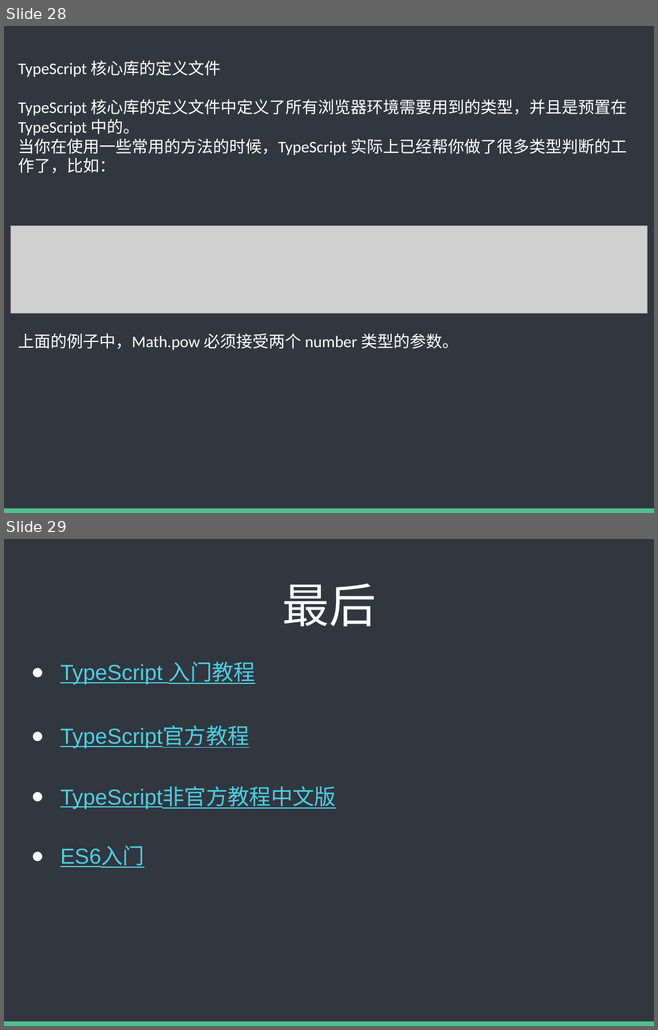
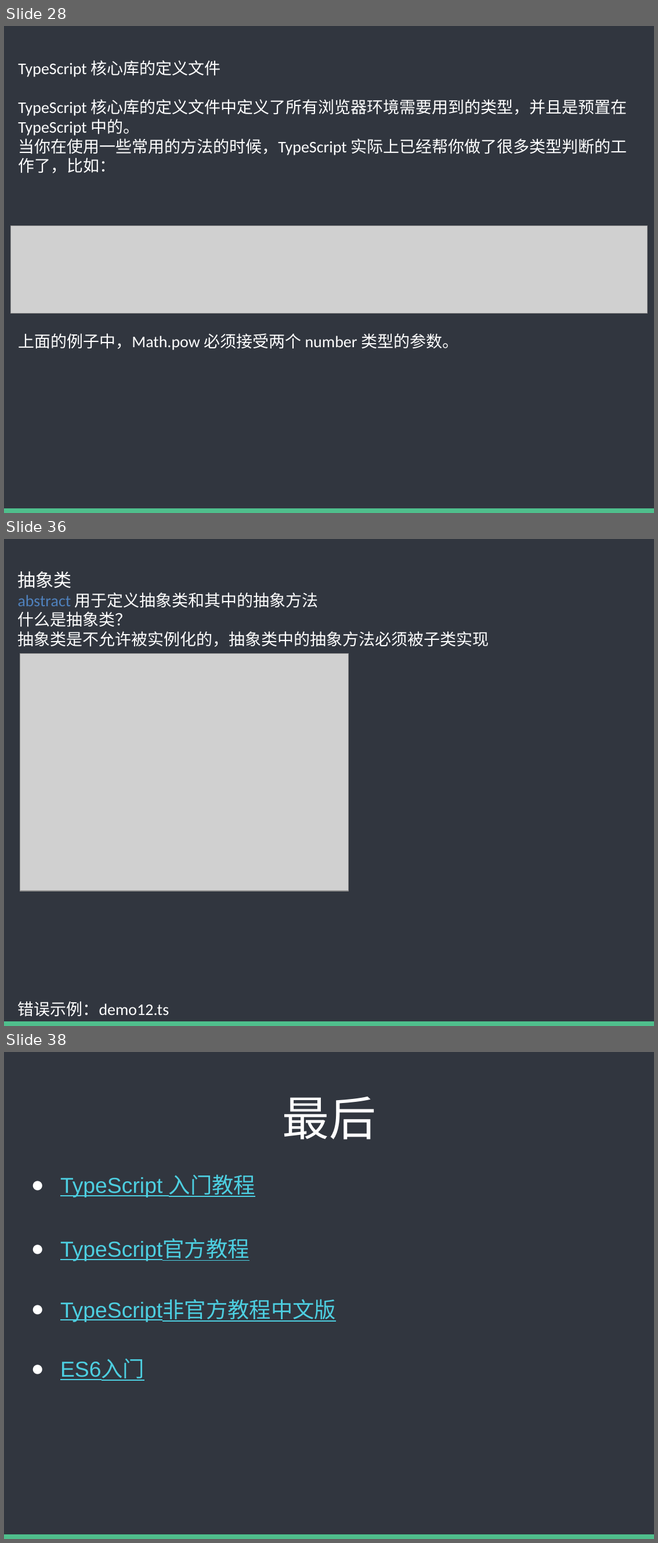
Before and after one commit to baixiaoyu2997/typescript-share, a slide deck: TS内部分享.pptx. Shown one above the other, each under a label of ours: slides 28 and 29 before the commit, slides 28, 36 and 38 after it; the slides between them are not shown. The pictures are 658x1030 and 658x1543 pixels, drawn with LibreOffice and Linux fonts; fonts in the diff are those of the drawing; grey boxes stand for pictures. Boxes give left, top, right and bottom in pixels: in the first picture for what was removed or moved away, otherwise in the second. Text is boxed around its words. In the diff, an @@ line names an element or a change of style, - is before the commit and + after.

```diff
--- a/TS内部分享.pptx
+++ b/TS内部分享.pptx
@@ slide 36 added at (x1=4, y1=539, x2=654, y2=1026), background #FFFFFF; not listed: 2 template elements that a slide beside it also shows @@
@@ text added at (x1=18, y1=571, x2=489, y2=1017), 18 pt, text #FFFFFF @@
+抽象类
+abstract 用于定义抽象类和其中的抽象方法
+什么是抽象类？
+抽象类是不允许被实例化的，抽象类中的抽象方法必须被子类实现
+错误示例：demo12.ts
@@ picture added at (x1=20, y1=653, x2=349, y2=891) @@
@@ what was slide 29 is now slide 38 @@
```
Also in this commit, not shown: 1 slide changed, 8 other slides added, 3 other files.
